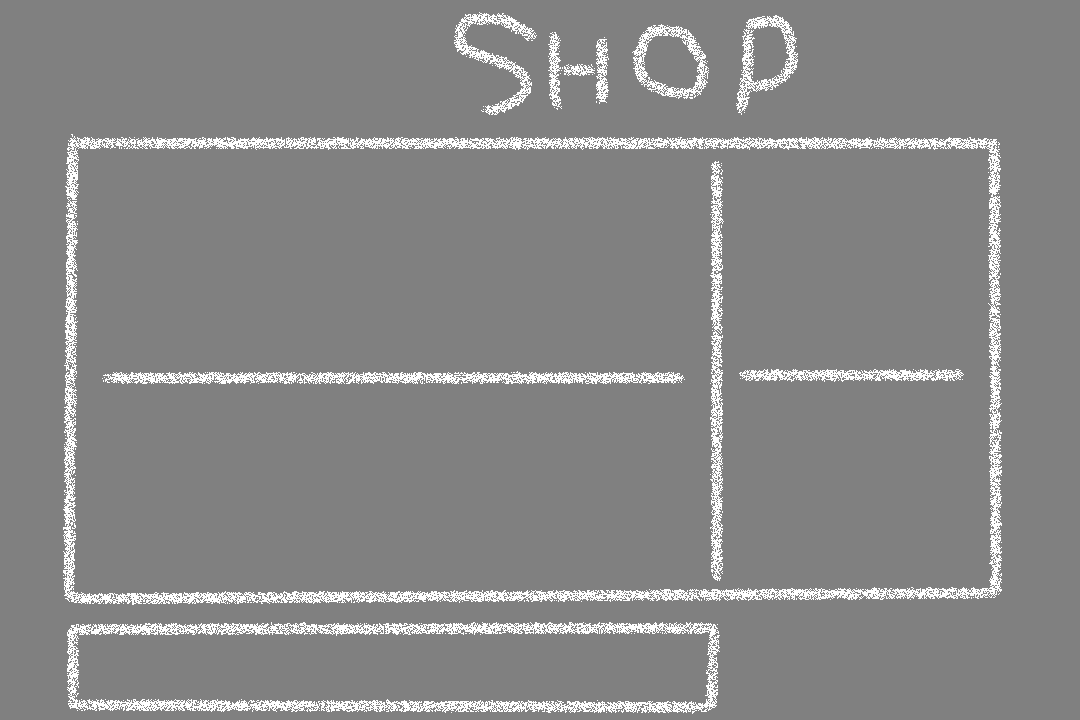
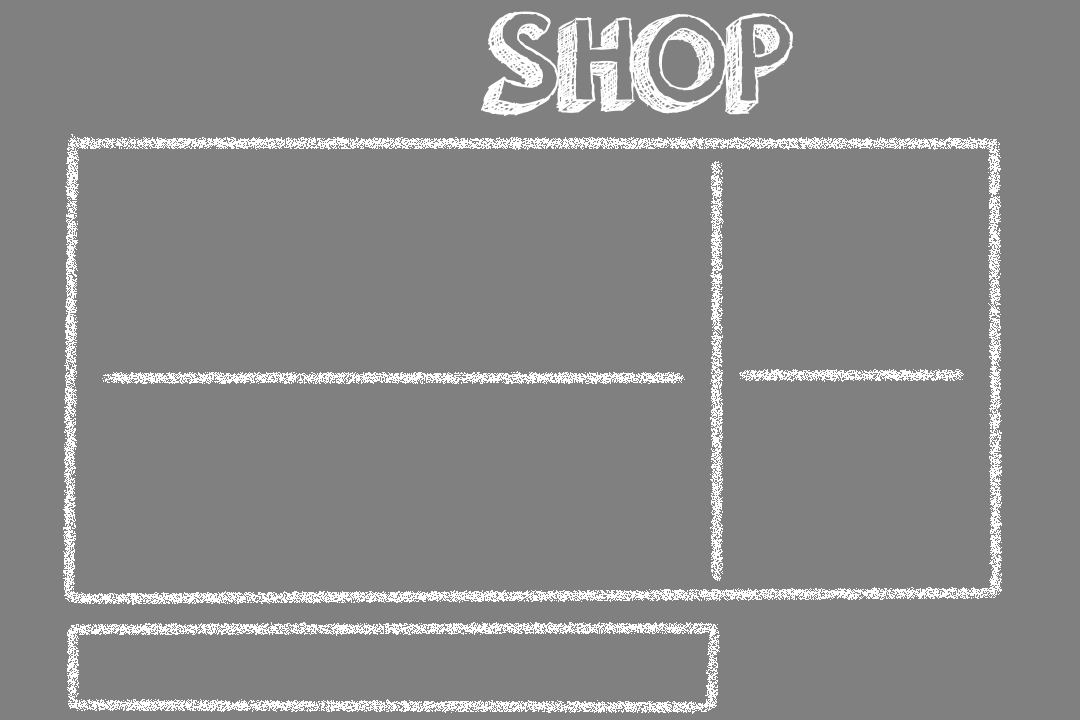
Two versions of the same layered image (1080x720). Layer-by-layer changes:
painted on "Layer 2" over left=454, top=11, right=798, bottom=116
